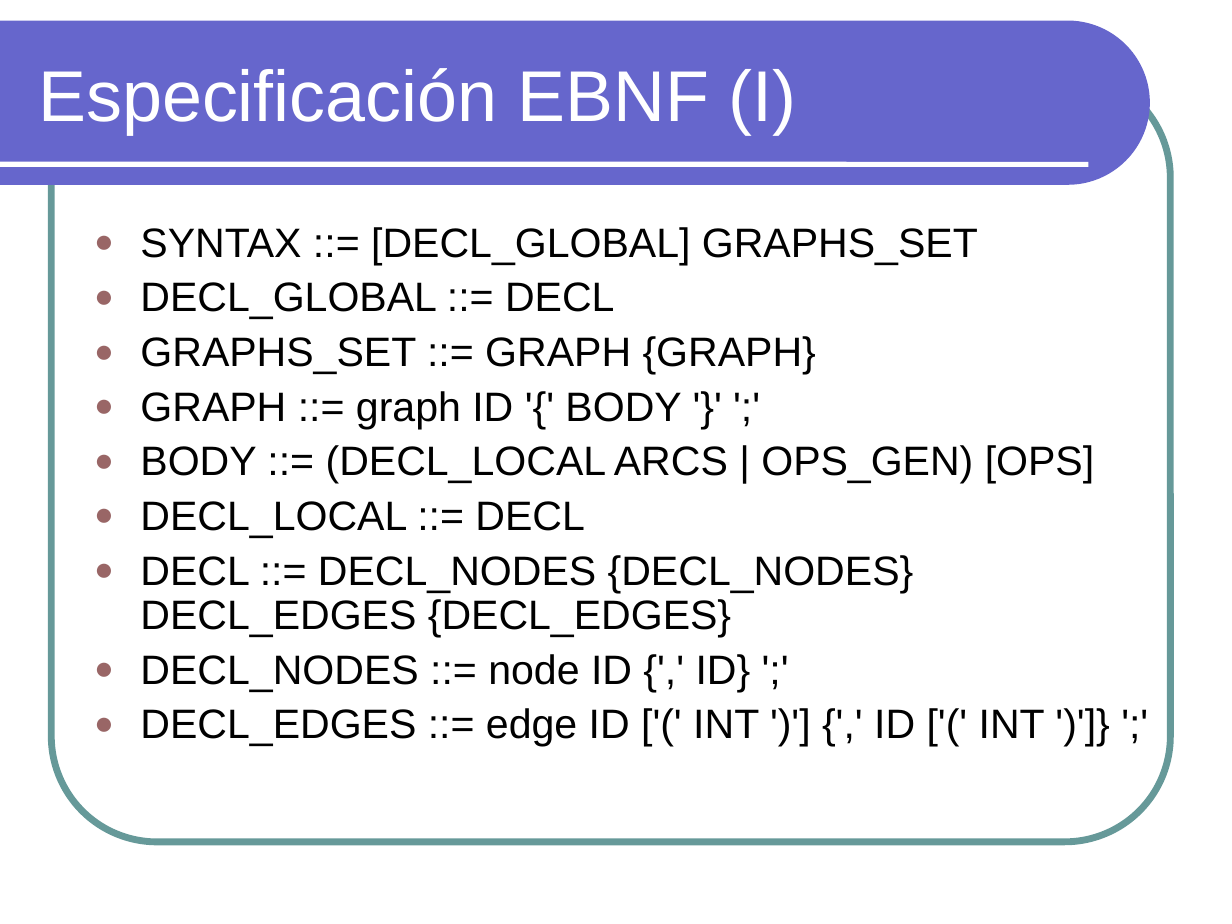
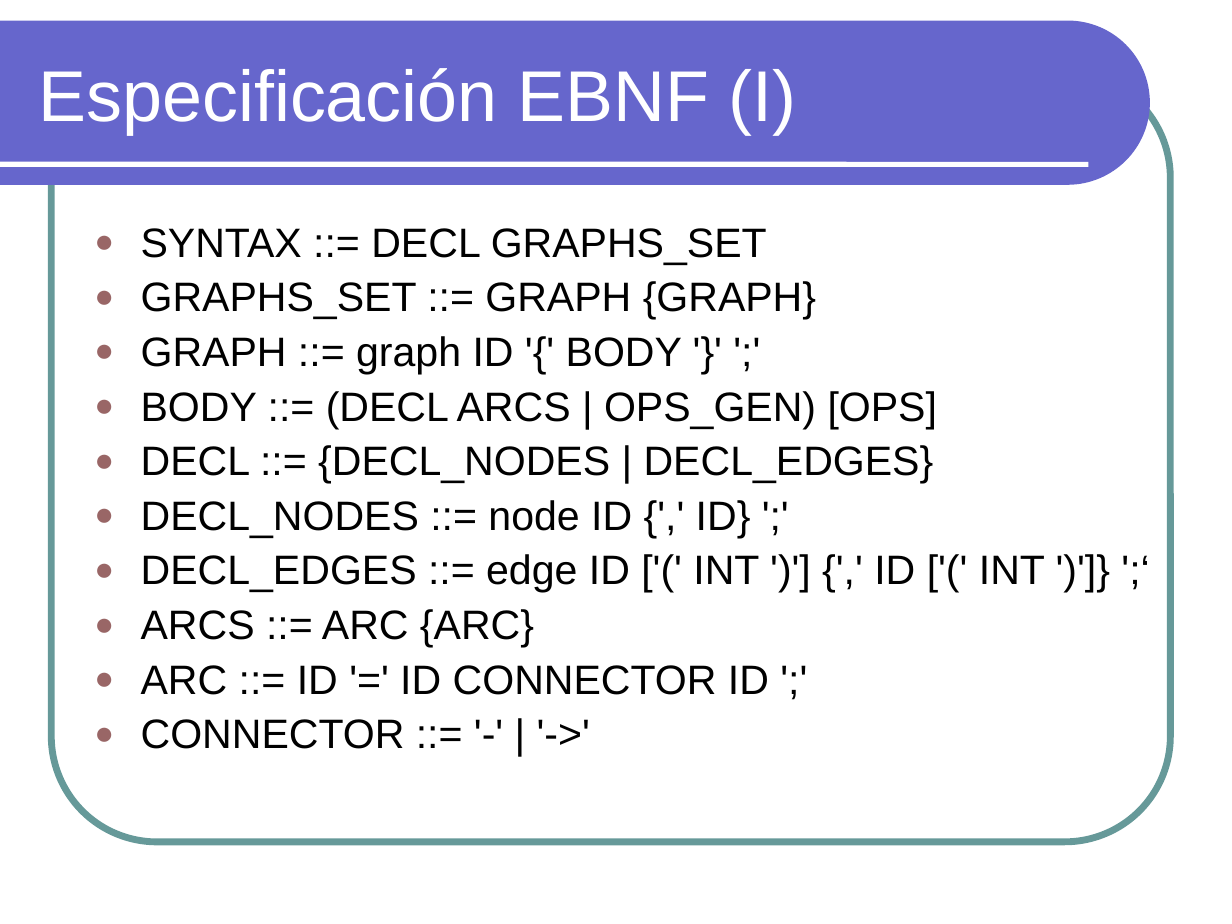
Before and after one commit to txedo/pl-graphs, a slide deck: slide 13 of 2 - Problema y Lenguaje/Sesion1.ppt. Drawn at 1232x924 pixels with LibreOffice and Linux fonts; fonts in the diff are those of the drawing. Boxes give left, top, right and bottom in pixels: in the first picture for what was removed or moved away, otherwise in the second. Text is boxed around its words. In the diff, an @@ line names an element or a change of style, - is before the commit and + after.

```diff
--- a/2 - Problema y Lenguaje/Sesion1.ppt
+++ b/2 - Problema y Lenguaje/Sesion1.ppt
@@ text at (141, 228, 767, 265): text changed @@
-● SYNTAX ::= [DECL_GLOBAL] GRAPHS_SET
-● DECL_GLOBAL ::= DECL
+● SYNTAX ::= DECL GRAPHS_SET
@@ text at (141, 391, 937, 483): text changed @@
-● BODY ::= (DECL_LOCAL ARCS | OPS_GEN) [OPS]
-● DECL_LOCAL ::= DECL
-● DECL ::= DECL_NODES {DECL_NODES} DECL_EDGES {DECL_EDGES}
+● BODY ::= (DECL ARCS | OPS_GEN) [OPS]
+● DECL ::= {DECL_NODES | DECL_EDGES}
@@ text at (141, 554, 1045, 749): text changed @@
-● DECL_EDGES ::= edge ID ['(' INT ')'] {',' ID ['(' INT ')']} ';'
+● DECL_EDGES ::= edge ID ['(' INT ')'] {',' ID ['(' INT ')']} ';‘
+● ARCS ::= ARC {ARC}
+● ARC ::= ID '=' ID CONNECTOR ID ';'
+● CONNECTOR ::= '-' | '->'
```
Also in this commit, not shown: 18 other slides changed, 2 slides added.
